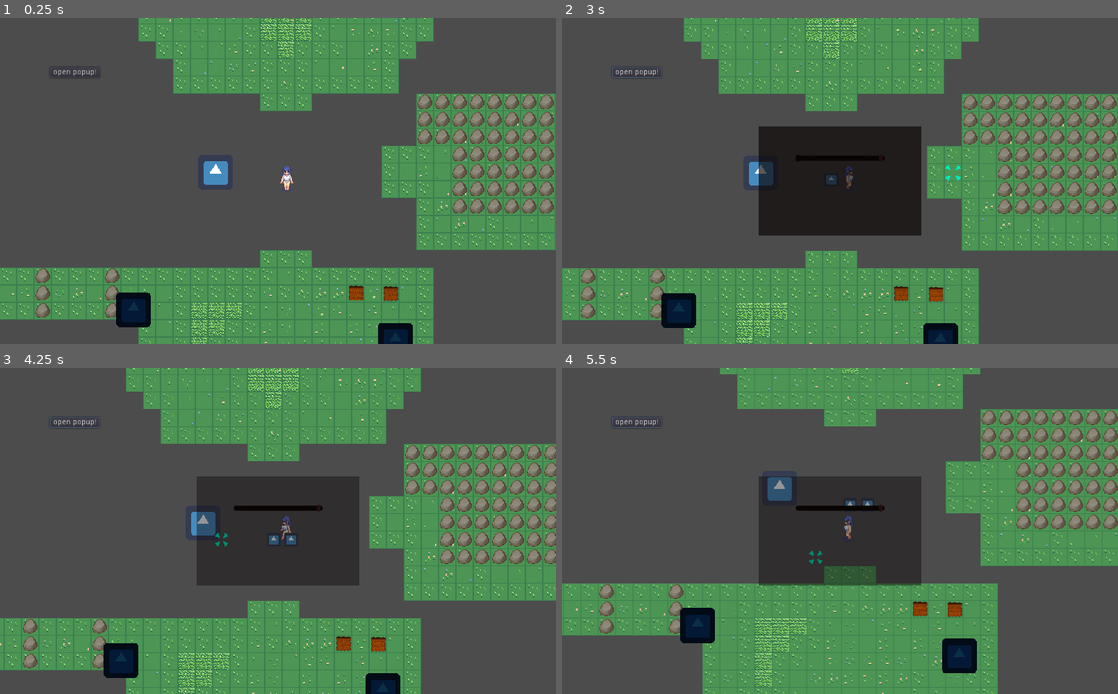
Above: before the commit, frames 1-4 (two rows, left to right).
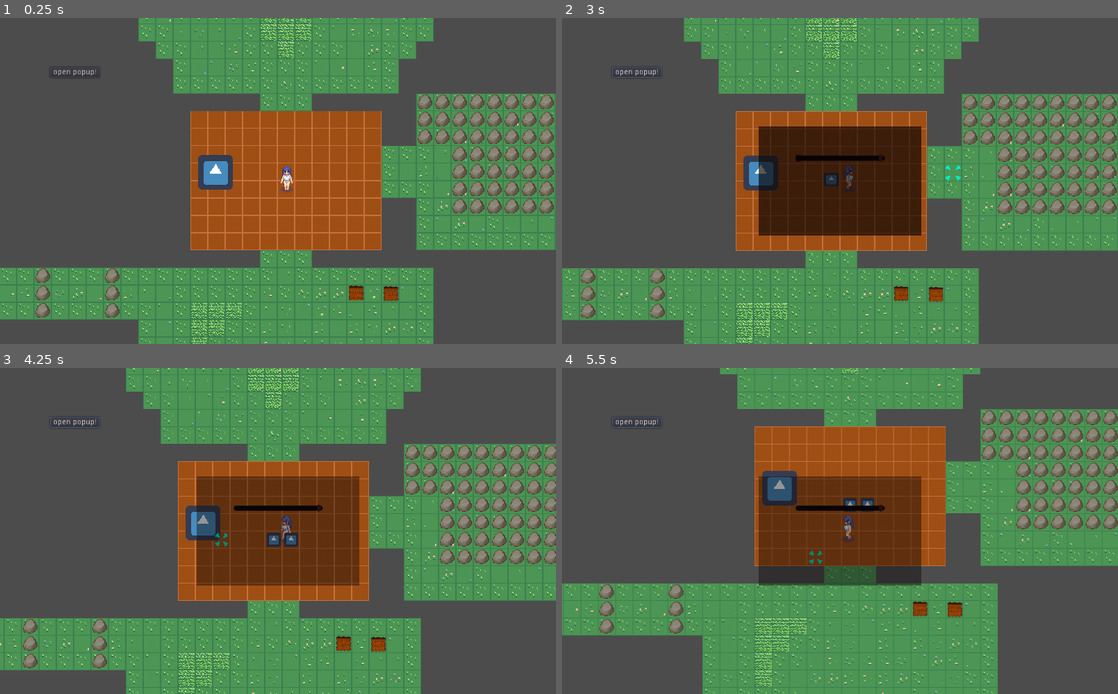
Above: after the commit, the same moments.

Repository: Josephkhland/gwj58
Game: Godot game, scene res://Scenes/BaseGameUI/BaseGameUI.tscn
Two runs of this game, one before a commit and one after it. Both use one fixed random seed, a clock stepped at 60 frames per second and the inputs below. The engine's default icon, where the game draws it, is replaced by a stand-in: a white triangle on a blue panel in a dark square.
Inputs (mouse positions are in pixels of both pictures, inside the frame that each line leads up to):
- Up to frame 1 (0.25 s): no input
- Up to frame 2 (3 s): click "open popup!" at 0.5 s; click "open popup!" at 1.25 s; click "open popup!" at 2 s; tap Enter (ui_accept) at 2.75 s; move the mouse to (962, 164) at 2.77 s; press the mouse at (962, 164) at 2.78 s
- Up to frame 3 (4.25 s): tap Enter (ui_accept) at 3.02 s; release the mouse at (400, 514) at 3.5 s; drag from (166, 547) to (250, 596) at 3.52 s
- Up to frame 4 (5.5 s): move the mouse to (895, 459) at 4.27 s; press the mouse at (895, 459) at 4.28 s; release the mouse at (895, 459) at 5 s; drag from (812, 596) to (673, 482) at 5.02 s

The runs differ from the first frame. In frame 1, 15% of the frame differs, in the area x 20-75%, y 28-100%; in frame 2, 15%; in frame 3, 15%; in frame 4, 15%.
Error in both runs: Attempt to call function 'close' in base 'previously freed instance' on a null instance. (res://Scenes/BaseGameUI/BaseGameUI.gd:28)

Commit message:
create TileContentClass

Diff:
--- /dev/null
+++ b/Core/Classes/TileContentClass.gd
@@ -0,0 +1,30 @@
+extends Node
+
+const mud_level_amount = 0
+const flood_level_amount = 0
+var coordinates : Vector2
+
+var inventory : InventoryClass
+
+var stone_obstacle = null #If it has a Stone Obstacle this value should be set
+var plot_object = null #If it has a Plot this value should be set
+var shrine_object = null #If it has a shrine_object, this value should be set
+var cooking_bench_object = null #If it has a cooking_bench_object, this value should be set.
+var seed_generator_object = null #If it has a seed_generator_object this value should be set.
+
+# Potentially Plot,Shrine,CookingBench,Seed Generator should belong in the same class. As only one of them could exist on a tile at a time.
+
+# If Water_amount is higher than a specific
+var water_amount : int =0
+
+func _init():
+	inventory = InventoryClass.new(1)
+
+# Called when the node enters the scene tree for the first time.
+func _ready():
+	pass # Replace with function body.
+
+
+# Called every frame. 'delta' is the elapsed time since the previous frame.
+#func _process(delta):
+#	pass
--- a/Scenes/BaseGameWorld/BaseGameWorld.tscn
+++ b/Scenes/BaseGameWorld/BaseGameWorld.tscn
@@ -1,6 +1,4 @@
-
-[gd_scene load_steps=18 format=2]
-
+[gd_scene load_steps=16 format=2]
 
 [ext_resource path="res://icon.png" type="Texture" id=1]
 [ext_resource path="res://Assets/Original/Tilesets/gwj58-grass.png" type="Texture" id=2]
@@ -12,13 +10,8 @@
 [ext_resource path="res://Scenes/BaseGameWorld/BaseGameWorld.gd" type="Script" id=8]
 [ext_resource path="res://Scenes/PointIndicator/PointIndicator.tscn" type="PackedScene" id=9]
 [ext_resource path="res://Scenes/Plot/Plot.tscn" type="PackedScene" id=10]
-
 [ext_resource path="res://Scenes/ShrineObject/ShrineObject.tscn" type="PackedScene" id=11]
-
-[ext_resource path="res://Scenes/RainyCloud/RainyCloud.tscn" type="PackedScene" id=12]
 [ext_resource path="res://Assets/Original/Tilesets/gwj58-wood_tile.png" type="Texture" id=13]
-[ext_resource path="res://Scenes/BaseGameWorld/ObstaclesTileMap.gd" type="Script" id=14]
-
 
 [sub_resource type="TileSet" id=4]
 0/name = "gwj58-grass.png 0"
@@ -68,7 +61,7 @@
 1/shapes = [  ]
 1/z_index = 0
 2/name = "gwj58-wood_tile.png 2"
-2/texture = ExtResource( 12 )
+2/texture = ExtResource( 13 )
 2/tex_offset = Vector2( 0, 0 )
 2/modulate = Color( 1, 1, 1, 1 )
 2/region = Rect2( 0, 0, 32, 32 )
@@ -226,12 +219,3 @@
 [node name="PointIndicator" parent="." instance=ExtResource( 9 )]
 visible = false
 position = Vector2( 1648, 1296 )
-
-[node name="Cloud" parent="." instance=ExtResource( 11 )]
-position = Vector2( 1953, 1712 )
-
-[node name="Cloud2" parent="." instance=ExtResource( 11 )]
-position = Vector2( 1815, 1486 )
-
-[node name="Cloud3" parent="." instance=ExtResource( 11 )]
-position = Vector2( 2297, 1542 )
